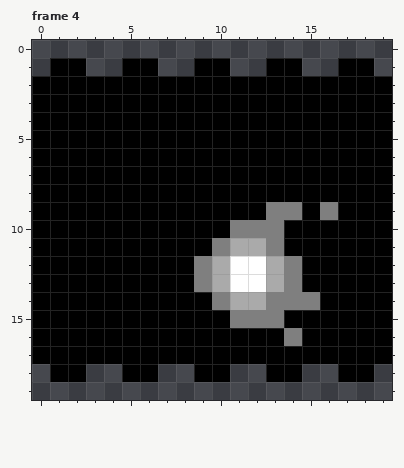
Pixel-art file: art/fire_in_tunnel.ase. Above is the file before it was changed.
20x20 pixels, 7 frames. Shown: frame 4. The commit also changed other frames, which this record leaves out.
The same view after the edit:
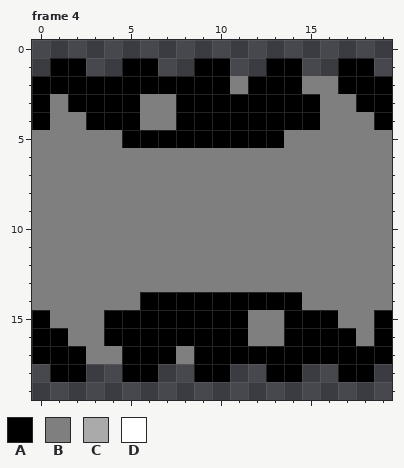
Palette (. is transparent): A #000000  B #7f7f7f  C #aaaaaa  D #ffffff
What changed:
layer "Layer 2" now hidden
layer "Layer 4" added
--- frame 4
@@ x 0..19 @@
  1 .AA..AA..AA..AA..AA.
- 2 AAAAAAAAAAAAAAAAAAAA
- 3 AAAAAAAAAAAAAAAAAAAA
- 4 AAAAAAAAAAAAAAAAAAAA
- 5 AAAAAAAAAAAAAAAAAAAA
- 6 AAAAAAAAAAAAAAAAAAAA
- 7 AAAAAAAAAAAAAAAAAAAA
- 8 AAAAAAAAAAAAAAAAAAAA
- 9 AAAAAAAAAAAAABBABAAA
-10 AAAAAAAAAAABBBAAAAAA
-11 AAAAAAAAAABCCBAAAAAA
-12 AAAAAAAAABCDDCBAAAAA
-13 AAAAAAAAABCDDCBAAAAA
-14 AAAAAAAAAABCCBBBAAAA
-15 AAAAAAAAAAABBBAAAAAA
-16 AAAAAAAAAAAAAABAAAAA
-17 AAAAAAAAAAAAAAAAAAAA
+ 2 AAAAAAAAAAABAAABBAAA
+ 3 ABAAAABBAAAAAAAABBAA
+ 4 ABBAAABBAAAAAAAABBBA
+ 5 BBBBBAAAAAAAAABBBBBB
+ 6 BBBBBBBBBBBBBBBBBBBB
+ 7 BBBBBBBBBBBBBBBBBBBB
+ 8 BBBBBBBBBBBBBBBBBBBB
+ 9 BBBBBBBBBBBBBBBBBBBB
+10 BBBBBBBBBBBBBBBBBBBB
+11 BBBBBBBBBBBBBBBBBBBB
+12 BBBBBBBBBBBBBBBBBBBB
+13 BBBBBBBBBBBBBBBBBBBB
+14 BBBBBBAAAAAAAAABBBBB
+15 ABBBAAAAAAAABBAAABBA
+16 AABBAAAAAAAABBAAAABA
+17 AAABBAAABAAAAAAAAAAA
 18 .AA..AA..AA..AA..AA.
Pixel boxes of the changes (left, top, right, bottom) in both pictures:
changed: (32, 76, 392, 364)
